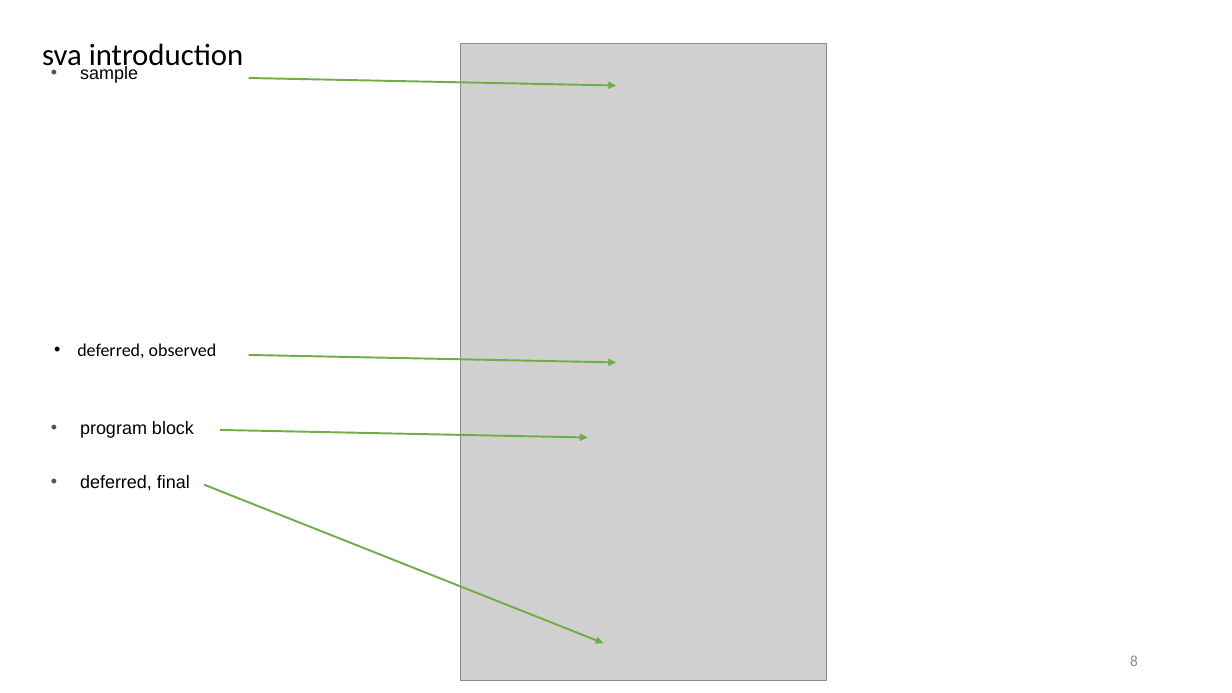
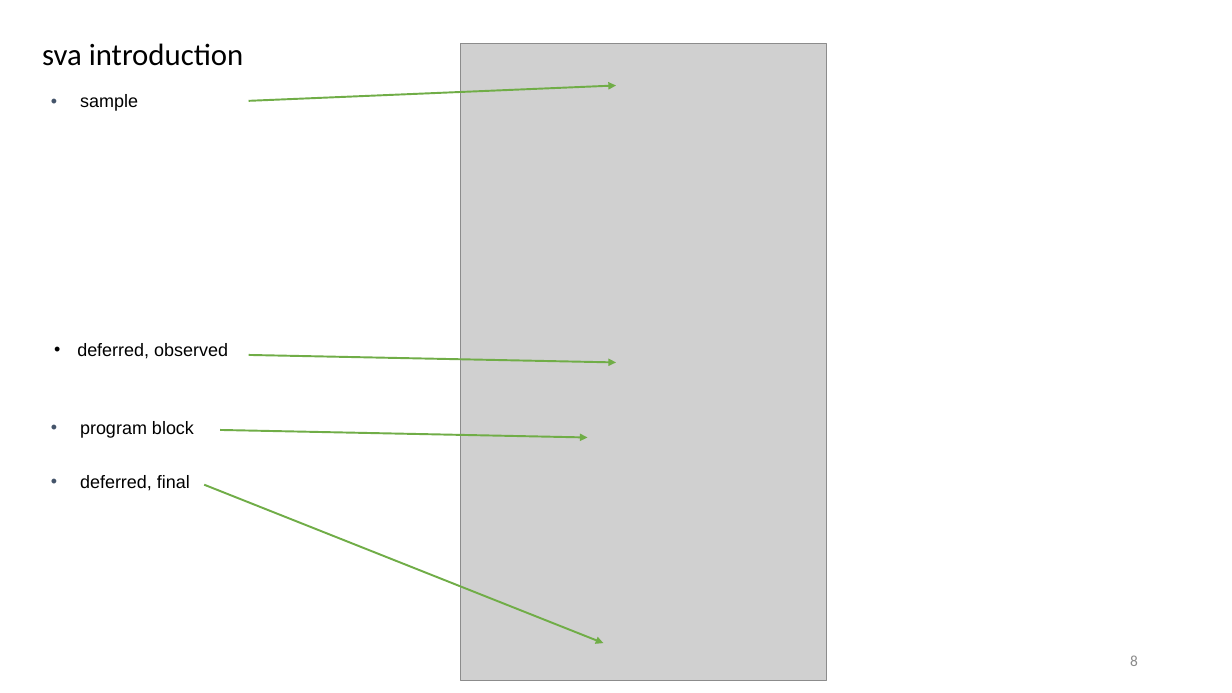
Before and after one commit to r06942072/study_sv, a slide deck: slide 8 of note.pptx. Drawn at 1232x693 pixels with LibreOffice and Linux fonts; fonts in the diff are those of the drawing; grey boxes stand for pictures. Boxes give left, top, right and bottom in pixels: in the first picture for what was removed or moved away, otherwise in the second. Text is boxed around its words. In the diff, an @@ line names an element or a change of style, - is before the commit and + after.

```diff
--- a/note.pptx
+++ b/note.pptx
@@ text "sample": place and size @@
-text "sample" at <box>80,65,138,83</box>
+text "sample" at <box>80,94,138,111</box>
@@ arrow moved from (249, 78) - (616, 86) to (249, 101) - (616, 86) @@
@@ text "deferred, observed" at <box>77,343,228,359</box>: font Calibri to Arial @@
```
Also in this commit, not shown: 1 other slide changed, 2 other files.
